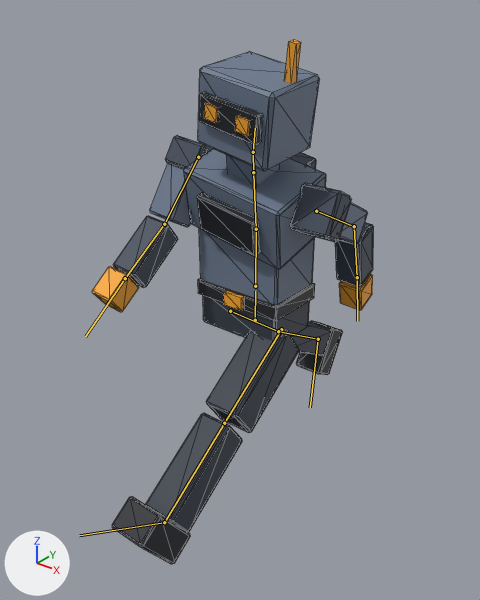
The glTF model assets/models/player/bot.glb as it was, and as the next commit left it.
Camera for both pictures: a 50 mm camera at (1.34, -1.689, 2.037) aimed at (-0.007, -0.006, 0.993). The axes (+X, +Y, +Z) are drawn at lower left. The lights are the same throughout. The older version comes first. Both versions are drawn at frame 20 of the action 'sprint'; the numbers are the values there. The bones that bend it are drawn over the model as lines. Mesh edges are drawn as thin lines.

In view in the first picture: 'bot'.
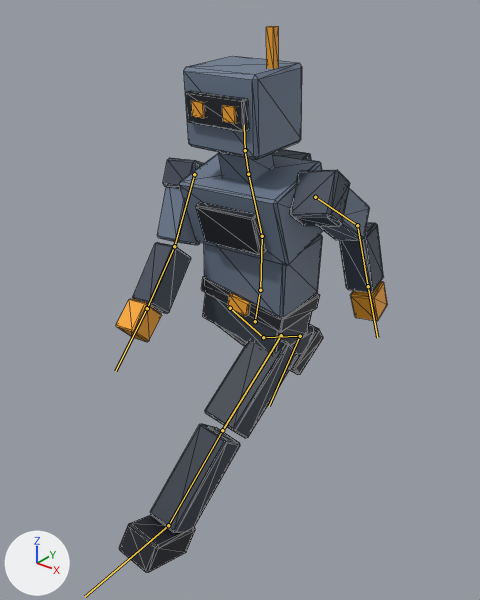
Changed parts and their boxes [x1, y1, x2, y2] in the pictures (480 x 600 px):
'bot', posed
    before: [92, 40, 374, 564]
    after: [116, 26, 388, 573]
bone 'Pelvis', root to tip
    before: (255, 320) to (255, 291)
    after: (255, 321) to (259, 294)
bone 'Spine', root to tip
    before: (255, 286) to (256, 229)
    after: (260, 290) to (262, 236)
bone 'Chest', root to tip
    before: (256, 229) to (253, 172)
    after: (262, 236) to (248, 174)
bone 'Neck', root to tip
    before: (253, 172) to (253, 152)
    after: (248, 174) to (245, 150)
bone 'Head', root to tip
    before: (253, 152) to (255, 128)
    after: (245, 150) to (244, 125)
bone 'UpperArm.L', root to tip
    before: (316, 211) to (354, 226)
    after: (315, 197) to (357, 225)
bone 'Hand.L', root to tip
    before: (357, 277) to (357, 321)
    after: (368, 286) to (377, 337)
bone 'UpperArm.R', root to tip
    before: (198, 157) to (164, 224)
    after: (194, 174) to (174, 246)
bone 'Forearm.R', root to tip
    before: (164, 224) to (125, 278)
    after: (174, 246) to (147, 308)
bone 'Hand.R', root to tip
    before: (125, 278) to (85, 336)
    after: (147, 308) to (115, 371)
bone 'Thigh.L', root to tip
    before: (281, 329) to (224, 423)
    after: (281, 335) to (222, 430)
bone 'Shin.L', root to tip
    before: (224, 423) to (164, 522)
    after: (222, 430) to (168, 525)
bone 'Foot.L', root to tip
    before: (164, 522) to (79, 535)
    after: (168, 525) to (85, 596)
bone 'Thigh.R', root to tip
    before: (230, 311) to (278, 331)
    after: (230, 308) to (263, 337)
bone 'Shin.R', root to tip
    before: (278, 331) to (318, 339)
    after: (263, 337) to (300, 336)
bone 'Foot.R', root to tip
    before: (318, 339) to (310, 407)
    after: (300, 336) to (269, 406)

The change in detail:
Bone 'Pelvis' (bone_pelvis) moves from (0.0, 0.0, -0.078) to (0.008, 0.0, -0.066).
Bone 'Pelvis' (bone_pelvis) turns from (0, 0, 0) to (0, 1, -10) degrees about its own x, y and z.
Bone 'Spine' (bone_spine) turns from (0, 0, 0) to (6, -1, 4) degrees about its own x, y and z.
Bone 'Chest' (bone_chest) turns from (18, 0, -11) to (11, 0, 7) degrees about its own x, y and z.
Bone 'Neck' (bone_neck) turns from (0, 0, 0) to (-5, 0, 0) degrees about its own x, y and z.
Bone 'Head' (bone_head) turns from (-11, 0, 0) to (-8, 0, -2) degrees about its own x, y and z.
Bone 'UpperArm.L' (bone_upperarm_l) turns from (47, -4, 0) to (39, -5, 0) degrees about its own x, y and z.
Bone 'Hand.L' (bone_hand_l) turns from (0, 0, 0) to (6, 0, 0) degrees about its own x, y and z.
Bone 'UpperArm.R' (bone_upperarm_r) turns from (-47, 4, 0) to (-39, 5, 0) degrees about its own x, y and z.
Bone 'Forearm.R' (bone_forearm_r) turns from (-22, 0, 0) to (-18, 0, 0) degrees about its own x, y and z.
Bone 'Hand.R' (bone_hand_r) turns from (0, 0, 0) to (-6, 0, 0) degrees about its own x, y and z.
Bone 'Thigh.L' (bone_thigh_l) turns from (-55, 0, 0) to (-46, 0, 0) degrees about its own x, y and z.
Bone 'Shin.L' (bone_shin_l) turns from (0, 0, 0) to (6, 0, 0) degrees about its own x, y and z.
Bone 'Foot.L' (bone_foot_l) turns from (0, 0, 0) to (16, 0, 0) degrees about its own x, y and z.
Bone 'Thigh.R' (bone_thigh_r) turns from (55, 0, 0) to (46, 0, 0) degrees about its own x, y and z.
Bone 'Shin.R' (bone_shin_r) turns from (6, 0, 0) to (19, 0, 0) degrees about its own x, y and z.
Bone 'Foot.R' (bone_foot_r) turns from (0, 0, 0) to (-25, 0, 0) degrees about its own x, y and z.
